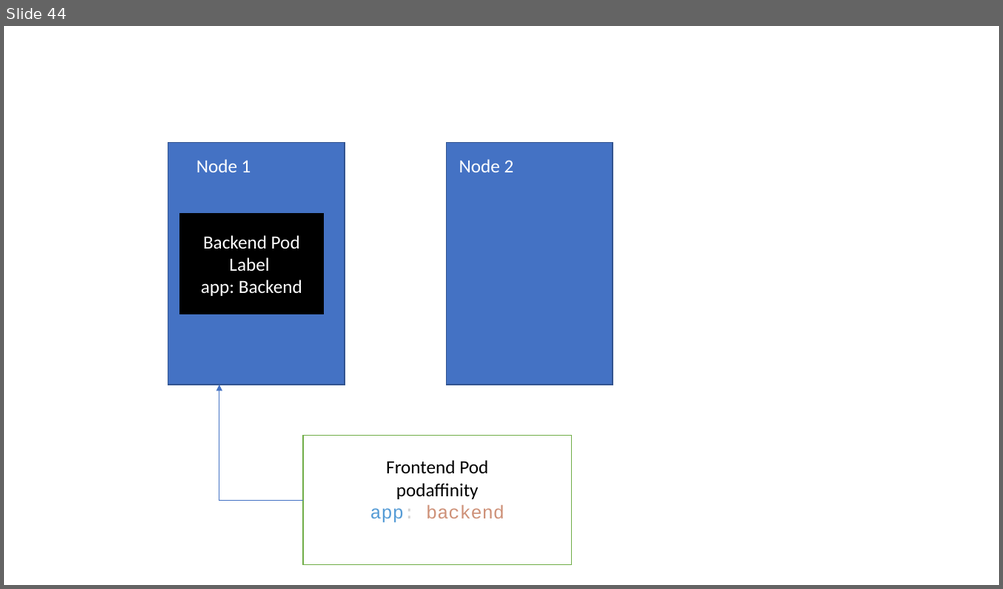
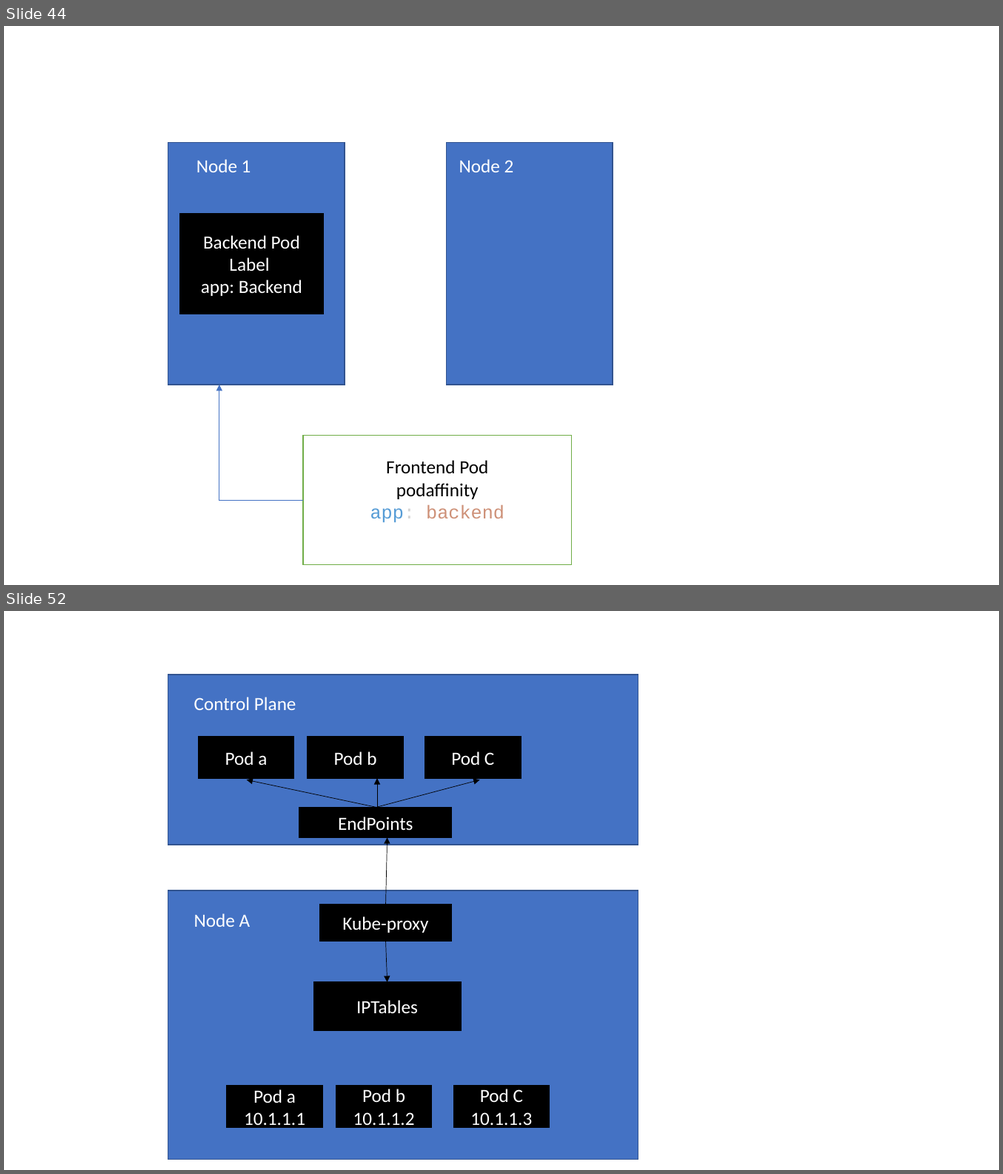
Before and after one commit to BhaveshBR/ckalab, a slide deck: WhiteBoard.pptx. Shown one above the other, each under a label of ours: slide 44 before the commit, slides 44 and 52 after it; the slides between them are not shown. The pictures are 1003x589 and 1003x1174 pixels, drawn with LibreOffice and Linux fonts; fonts in the diff are those of the drawing. Boxes give left, top, right and bottom in pixels: in the first picture for what was removed or moved away, otherwise in the second. Text is boxed around its words. In the diff, an @@ line names an element or a change of style, - is before the commit and + after.

```diff
--- a/WhiteBoard.pptx
+++ b/WhiteBoard.pptx
@@ slide 52 added at [4,611,999,1170], background #FFFFFF @@
@@ rectangle added at [168,675,638,845], fill #4472C4, outline #325491 1 pt @@
@@ text added at [194,697,296,710], 18 pt, text #FFFFFF @@
+Control Plane
@@ rectangle added at [198,737,293,779], fill #000000, outline #000000 1 pt, 18 pt, text #FFFFFF @@
+Pod a
@@ rectangle added at [307,736,403,778], fill #000000, outline #000000 1 pt, 18 pt, text #FFFFFF @@
+Pod b
@@ rectangle added at [425,736,521,778], fill #000000, outline #000000 1 pt, 18 pt, text #FFFFFF @@
+Pod C
@@ arrow added from (377, 808) to (247, 780), #000000 0.5 pt @@
@@ arrow added from (375, 808) to (480, 780), #000000 0.5 pt @@
@@ arrow added from (377, 808) to (377, 778), #000000 0.5 pt @@
@@ rectangle added at [299,808,452,838], fill #000000, outline #000000 1 pt, 18 pt, text #FFFFFF @@
+EndPoints
@@ arrow added from (385, 905) to (387, 838), #000000 0.5 pt @@
@@ rectangle added at [168,891,638,1159], fill #4472C4, outline #325491 1 pt @@
@@ text added at [194,914,250,927], 18 pt, text #FFFFFF @@
+Node A
@@ rectangle added at [319,905,452,942], fill #000000, outline #000000 1 pt, 18 pt, text #FFFFFF @@
+Kube-proxy
@@ arrow added from (385, 942) to (387, 982), #000000 0.5 pt @@
@@ rectangle added at [313,982,461,1031], fill #000000, outline #000000 1 pt, 18 pt, text #FFFFFF @@
+IPTables
@@ rectangle added at [227,1086,323,1128], fill #000000, outline #000000 1 pt, 18 pt, text #FFFFFF @@
+Pod a
+10.1.1.1
@@ rectangle added at [336,1086,432,1128], fill #000000, outline #000000 1 pt, 18 pt, text #FFFFFF @@
+Pod b
+10.1.1.2
@@ rectangle added at [454,1086,549,1128], fill #000000, outline #000000 1 pt, 18 pt, text #FFFFFF @@
+Pod C
+10.1.1.3
```
Also in this commit, not shown: 21 other slides added.
